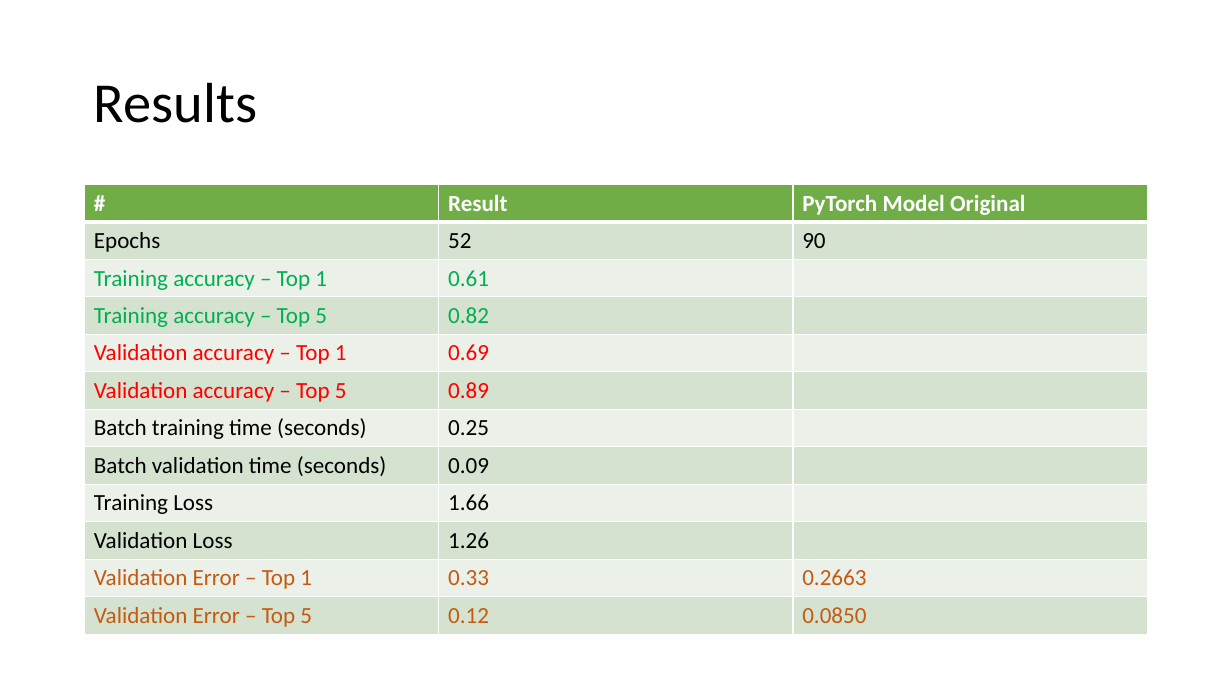
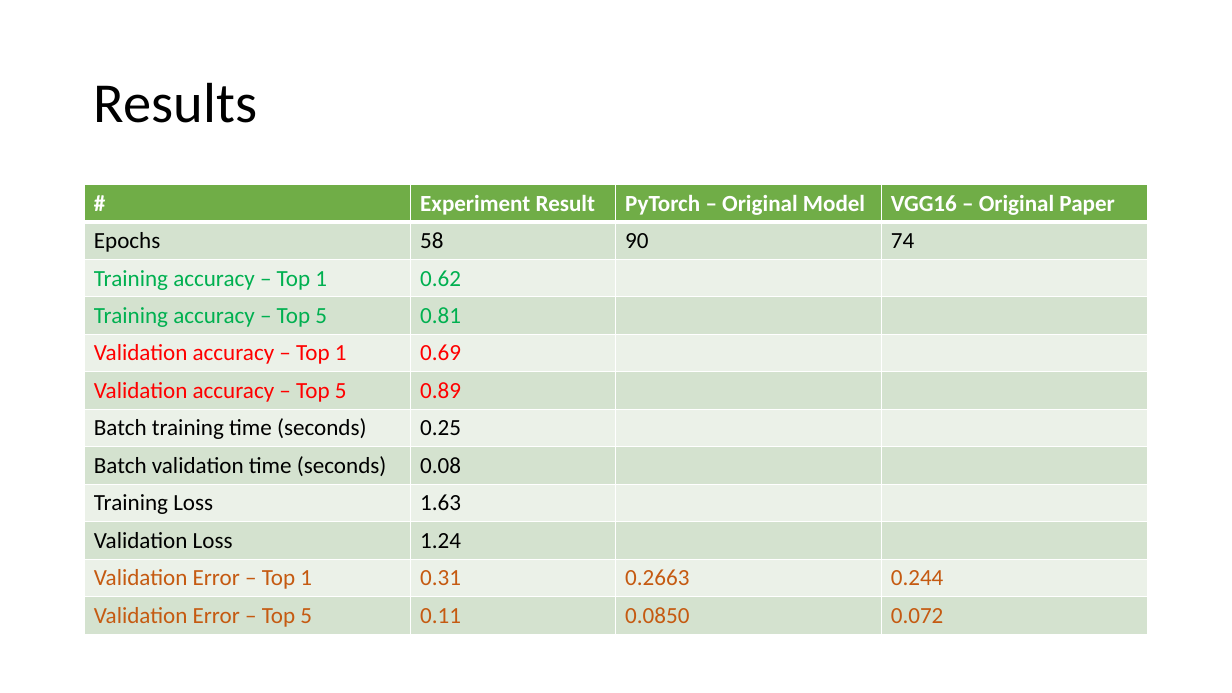
Before and after one commit to minar09/VGG16-PyTorch, a slide deck: slide 20 of report/Report_on_PyTorch_VGG16_training.pptx (slide 19 before the commit). Drawn at 1232x693 pixels with LibreOffice and Linux fonts; fonts in the diff are those of the drawing. Boxes give left, top, right and bottom in pixels: in the first picture for what was removed or moved away, otherwise in the second. Text is boxed around its words. In the diff, an @@ line names an element or a change of style, - is before the commit and + after.

```diff
--- a/report/Report_on_PyTorch_VGG16_training.pptx
+++ b/report/Report_on_PyTorch_VGG16_training.pptx
@@ table at [85,185,1149,635] @@
-column 2: Result | 52 | 0.61 | 0.82 | 0.69 | 0.89 | 0.25 | 0.09 | 1.66 | 1.26 | 0.33 | 0.12
-column 3: PyTorch Model Original | 90 |  |  |  |  |  |  |  |  | 0.2663 | 0.0850
+column 2: Experiment Result | 58 | 0.62 | 0.81 | 0.69 | 0.89 | 0.25 | 0.08 | 1.63 | 1.24 | 0.31 | 0.11
+column 3: PyTorch – Original Model | 90 |  |  |  |  |  |  |  |  | 0.2663 | 0.0850
+column 4: VGG16 – Original Paper | 74 |  |  |  |  |  |  |  |  | 0.244 | 0.072
```
Also in this commit, not shown: 4 other slides changed, 9 slides added, 8 slides removed, 11 other files.
